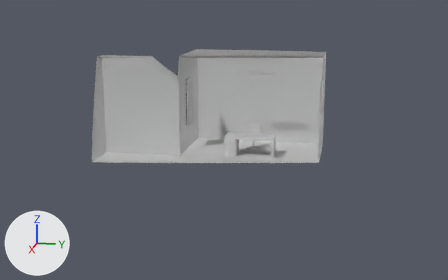
A saved change to the Blender file Unity/WatcherUnity/Assets/Blender Objects/Files/Office.blend.
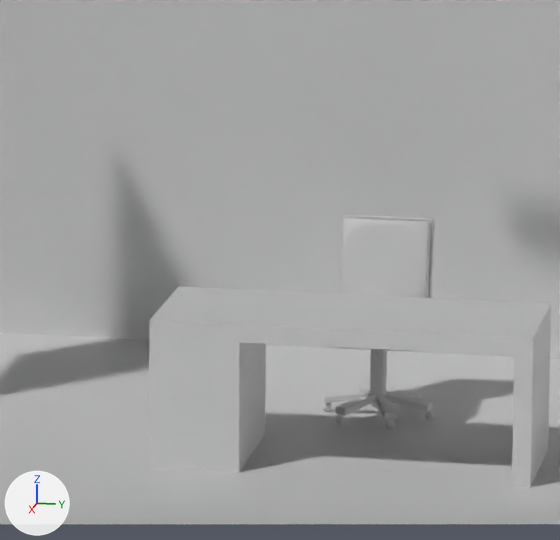
Each version is shown whole from a 50 mm camera at (30.79, 4.76, 8.4) aimed at (3.38, -0.72, 1.55), then close up on the part from 46% to 62% of the width and 34% to 59% of the height. The axes (+X, +Y, +Z) are drawn at lower left. The lights are the same throughout. Everything nearer to the camera than a plane just in front of the edit is cut away.

In view in the first close-up: 'Chair', 'ChairBottom', 'Desk', 'Office'.
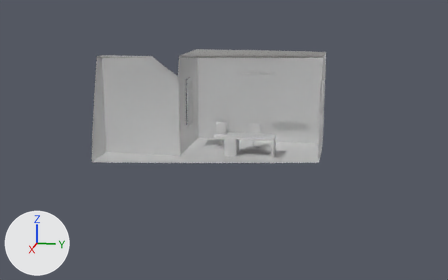
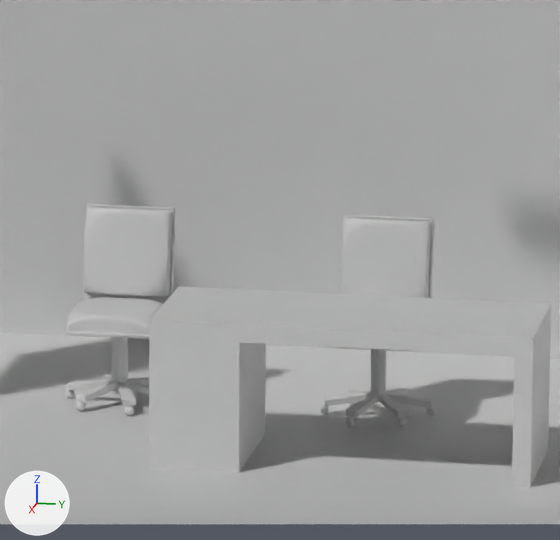
What the commit changed:
me_cube_006 is used by ob_chairbottom; location (-1.085, 0.0, 0.652); scale (1.0, 1.0, 2.0).
me_cube_006 had 3456 vertices, 3625 faces and spanned x -0.419..0.312, y -0.396..0.395, z -0.324..-0.045.
me_cube_006 now has 3246 vertices, 3220 faces and spans x -0.423..0.305, y -0.395..0.393, z -0.324..-0.045.
me_cube_006 part 1: the loose piece of 324 vertices spanning x -0.408..0.299, y -0.374..0.374, z -0.29..-0.045 is rebuilt with 3042 vertices and now spans x -0.406..0.296, y -0.373..0.372, z -0.29..-0.045.
me_cube_006 part 2: a new loose piece of 41 vertices spanning x -0.137..-0.07, y 0.332..0.393, z -0.324..-0.29, in mat_base (white #e7e7e7).
me_cube_006 part 3: a new loose piece of 36 vertices spanning x -0.042..0.021, y -0.395..-0.333, z -0.323..-0.291, in mat_base (white #e7e7e7).
me_cube_006 part 4: 6 loose pieces with 3132 vertices, spanning x -0.419..0.312, y -0.396..0.395, z -0.324..-0.29, are deleted.
Object 'ChairBottom.001' (ob_chairbottom_001) is new; it shows a copy of the mesh of ob_chairbottom.
Its location is (-1.085, -1.811, 0.652).
Its scale is (1.0, 1.0, 2.0).
Object 'Chair.001' (ob_chair_001) is new; it shows a copy of the mesh of ob_chair.
Its location is (-1.057, -1.811, 0.652).
Its scale is (1.0, 1.0, 2.0).
It gains a SUBSURF modifier named 'Subdivision'.
Modifier setting: render_levels = 1.

Pixel boxes [x1, y1, x2, y2] of what changed, in the close-ups (560 x 540 px):
'Chair.001', added: after [66, 204, 176, 339]
    faces in mat_cushion (white #e7e7e7): [67, 207, 172, 335]
    faces in mat_base (white #e7e7e7): [66, 204, 176, 339]
'ChairBottom', reshaped: before [322, 349, 434, 429]; after [320, 349, 436, 428]
'ChairBottom.001', added: after [66, 337, 149, 415]
part 1 of me_cube_006, rebuilt: before [324, 349, 432, 419]; after [324, 349, 432, 418]
part 2 of me_cube_006, added: after [427, 407, 436, 416]
part 3 of me_cube_006, added: after [320, 405, 329, 414]
part 4 of me_cube_006, deleted: before [322, 398, 434, 429]
